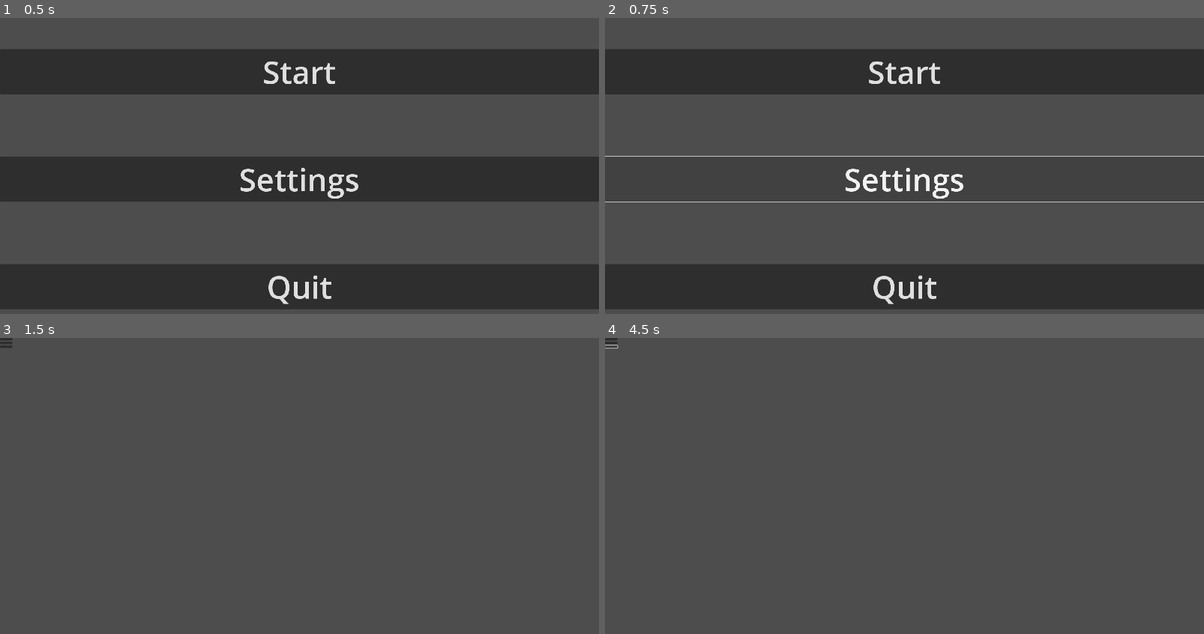
Above: before the commit, frames 1-4 (two rows, left to right).
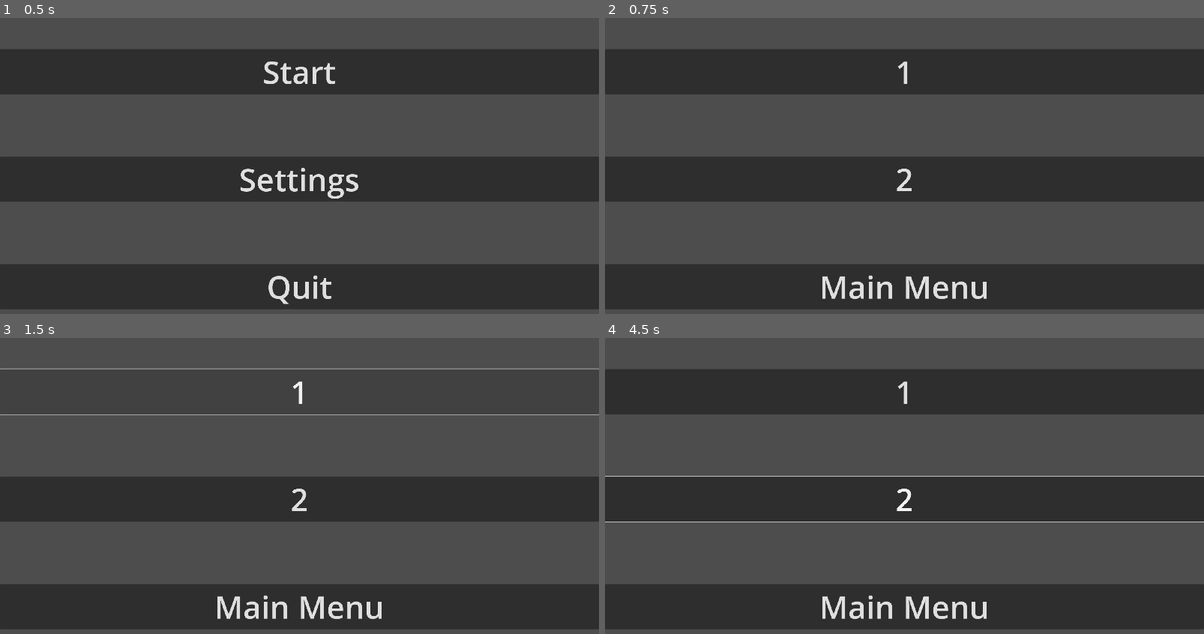
Above: after the commit, the same moments.

Repository: mosusg/brainrot-translator
Game: Godot game, scene res://scenes/menu.tscn
Same seed, same stepped clock (60 frames per second), same inputs: the game is played once before the commit and once after it.
Inputs (mouse positions are in pixels of both pictures, inside the frame that each line leads up to):
- Up to frame 1 (0.5 s): no input
- Up to frame 2 (0.75 s): click "Settings" at 0.5 s
- Up to frame 3 (1.5 s): click (299, 391) at 1.25 s, where only the run after the commit has a clickable "1"
- Up to frame 4 (4.5 s): click (610, 338) at 2.02 s; click (610, 343) at 2.77 s; click (904, 497) at 3.5 s, where only the run after the commit has a clickable "2"; click (610, 346) at 4.27 s

Frame 1 is identical in both runs. In frame 2, 2.6% of the frame differs, in the area x 0-100%, y 14-97%; in frame 3, 31%; in frame 4, 46%, in the area x 0-100%, y 0-99%.

Commit message:
buttons ahh

Diff:
--- /dev/null
+++ b/scenes/app.gd
@@ -0,0 +1,13 @@
+extends Control
+
+
+func _on_option_1_pressed() -> void:
+	pass # Replace with function body.
+
+
+func _on_option_2_pressed() -> void:
+	pass # Replace with function body.
+
+
+func _on_main_menuapp_pressed() -> void:
+		get_tree().change_scene_to_file("res://scenes/menu.tscn")
--- a/scenes/app.tscn
+++ b/scenes/app.tscn
@@ -1,4 +1,6 @@
-[gd_scene format=3 uid="uid://dk23vkf8vtnli"]
+[gd_scene load_steps=2 format=3 uid="uid://dk23vkf8vtnli"]
+
+[ext_resource type="Script" uid="uid://m4bsbsubg7iy" path="res://scenes/app.gd" id="1_0wu41"]
 
 [node name="App" type="Control"]
 layout_mode = 3
@@ -7,17 +9,36 @@
 anchor_bottom = 1.0
 grow_horizontal = 2
 grow_vertical = 2
+script = ExtResource("1_0wu41")
 
-[node name="VBoxContainer" type="VBoxContainer" parent="."]
+[node name="CenterContainer" type="CenterContainer" parent="."]
 layout_mode = 0
+offset_top = 100.0
 offset_right = 40.0
-offset_bottom = 40.0
+offset_bottom = 140.0
 
-[node name="Button" type="Button" parent="VBoxContainer"]
+[node name="VBoxContainer2" type="VBoxContainer" parent="CenterContainer"]
 layout_mode = 2
+theme_override_constants/separation = 200
 
-[node name="Button2" type="Button" parent="VBoxContainer"]
+[node name="Option 1" type="Button" parent="CenterContainer/VBoxContainer2"]
+custom_minimum_size = Vector2(1920, 100)
 layout_mode = 2
+theme_override_font_sizes/font_size = 100
+text = "1"
 
-[node name="Button3" type="Button" parent="VBoxContainer"]
+[node name="Option 2" type="Button" parent="CenterContainer/VBoxContainer2"]
+custom_minimum_size = Vector2(1920, 100)
 layout_mode = 2
+theme_override_font_sizes/font_size = 100
+text = "2"
+
+[node name="Main Menu(app)" type="Button" parent="CenterContainer/VBoxContainer2"]
+custom_minimum_size = Vector2(1920, 100)
+layout_mode = 2
+theme_override_font_sizes/font_size = 100
+text = "Main Menu"
+
+[connection signal="pressed" from="CenterContainer/VBoxContainer2/Option 1" to="." method="_on_option_1_pressed"]
+[connection signal="pressed" from="CenterContainer/VBoxContainer2/Option 2" to="." method="_on_option_2_pressed"]
+[connection signal="pressed" from="CenterContainer/VBoxContainer2/Main Menu(app)" to="." method="_on_main_menuapp_pressed"]
--- /dev/null
+++ b/scenes/settings.gd
@@ -0,0 +1,13 @@
+extends Control
+
+
+func _on_option_1_pressed() -> void:
+	pass # Replace with function body.
+
+
+func _on_option_2_pressed() -> void:
+	pass # Replace with function body.
+
+
+func _on_main_menusettings_pressed() -> void:
+		get_tree().change_scene_to_file("res://scenes/menu.tscn")
--- a/scenes/settings.tscn
+++ b/scenes/settings.tscn
@@ -1,4 +1,6 @@
-[gd_scene format=3 uid="uid://gkjakdl6uqym"]
+[gd_scene load_steps=2 format=3 uid="uid://gkjakdl6uqym"]
+
+[ext_resource type="Script" uid="uid://cy25lhijhedel" path="res://scenes/settings.gd" id="1_5p8wc"]
 
 [node name="Settings" type="Control"]
 layout_mode = 3
@@ -7,17 +9,36 @@
 anchor_bottom = 1.0
 grow_horizontal = 2
 grow_vertical = 2
+script = ExtResource("1_5p8wc")
 
-[node name="VBoxContainer" type="VBoxContainer" parent="."]
+[node name="CenterContainer" type="CenterContainer" parent="."]
 layout_mode = 0
-offset_right = 40.0
-offset_bottom = 40.0
+offset_top = 100.0
+offset_right = 1920.0
+offset_bottom = 935.0
 
-[node name="Button" type="Button" parent="VBoxContainer"]
+[node name="VBoxContainer2" type="VBoxContainer" parent="CenterContainer"]
 layout_mode = 2
+theme_override_constants/separation = 200
 
-[node name="Button2" type="Button" parent="VBoxContainer"]
+[node name="Option 1" type="Button" parent="CenterContainer/VBoxContainer2"]
+custom_minimum_size = Vector2(1920, 100)
 layout_mode = 2
+theme_override_font_sizes/font_size = 100
+text = "1"
 
-[node name="Button3" type="Button" parent="VBoxContainer"]
+[node name="Option 2" type="Button" parent="CenterContainer/VBoxContainer2"]
+custom_minimum_size = Vector2(1920, 100)
 layout_mode = 2
+theme_override_font_sizes/font_size = 100
+text = "2"
+
+[node name="Main Menu(settings)" type="Button" parent="CenterContainer/VBoxContainer2"]
+custom_minimum_size = Vector2(1920, 100)
+layout_mode = 2
+theme_override_font_sizes/font_size = 100
+text = "Main Menu"
+
+[connection signal="pressed" from="CenterContainer/VBoxContainer2/Option 1" to="." method="_on_option_1_pressed"]
+[connection signal="pressed" from="CenterContainer/VBoxContainer2/Option 2" to="." method="_on_option_2_pressed"]
+[connection signal="pressed" from="CenterContainer/VBoxContainer2/Main Menu(settings)" to="." method="_on_main_menusettings_pressed"]
--- a/scripts/menu.gd
+++ b/scripts/menu.gd
@@ -1,13 +1,13 @@
 extends Control
 
-#start
+
 func _on_start_pressed() -> void:
 		get_tree().change_scene_to_file("res://scenes/app.tscn")
 
-#settings
+
 func _on_settings_pressed() -> void:
-	pass # Replace with function body.
+		get_tree().change_scene_to_file("res://scenes/settings.tscn")
 
-#quit
+
 func _on_quit_pressed() -> void:
 		get_tree().quit()
Not shown, added: scenes/app.gd.uid
Not shown, added: scenes/settings.gd.uid
